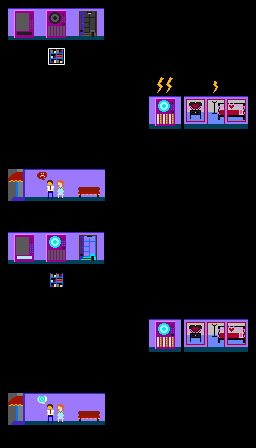
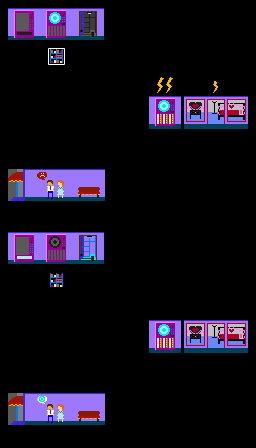
Layers edited between the first and the second w=256, h=448 image:
painted on "extra" over [49, 236, 248, 353]
painted on "help.png" over [49, 12, 65, 24]
